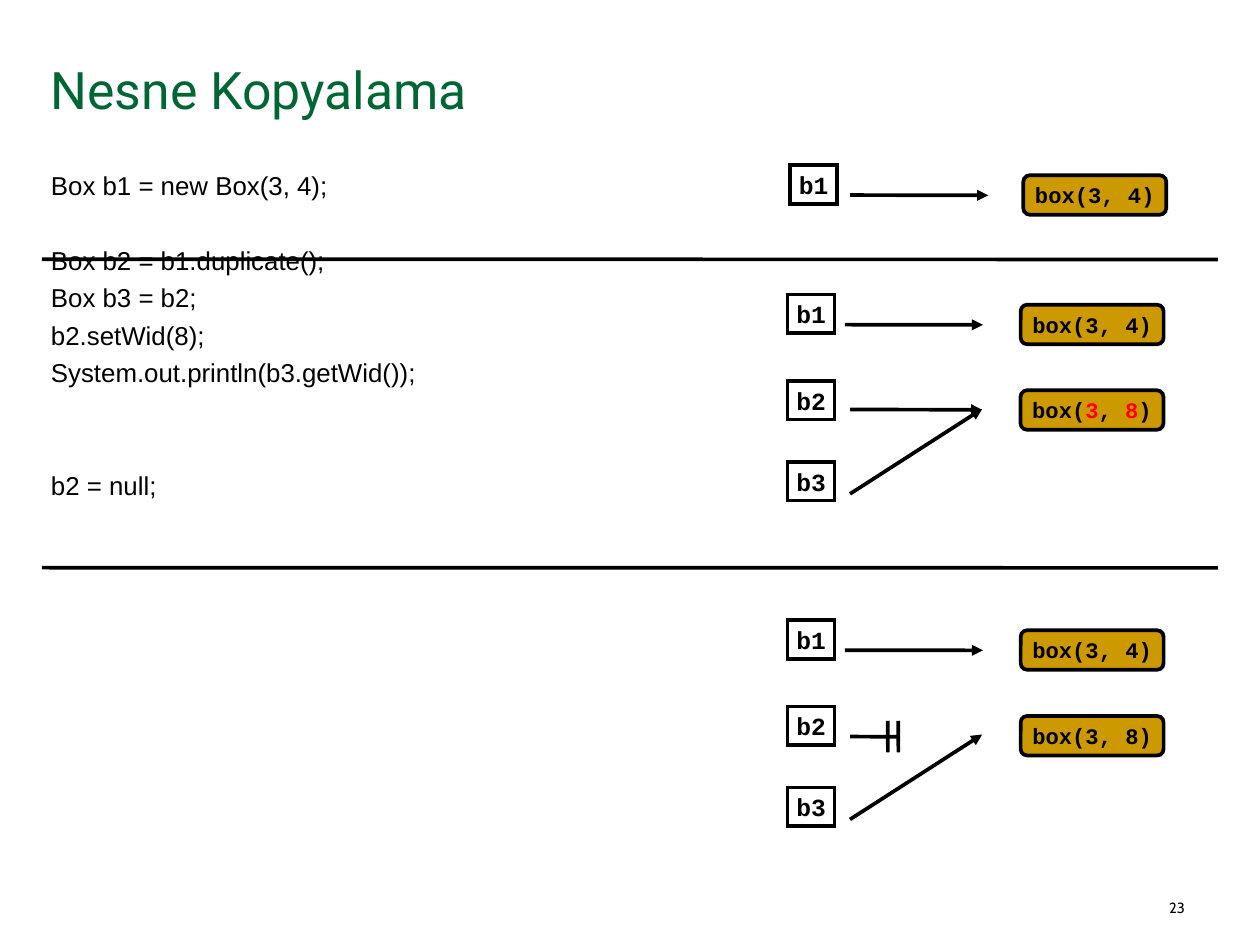
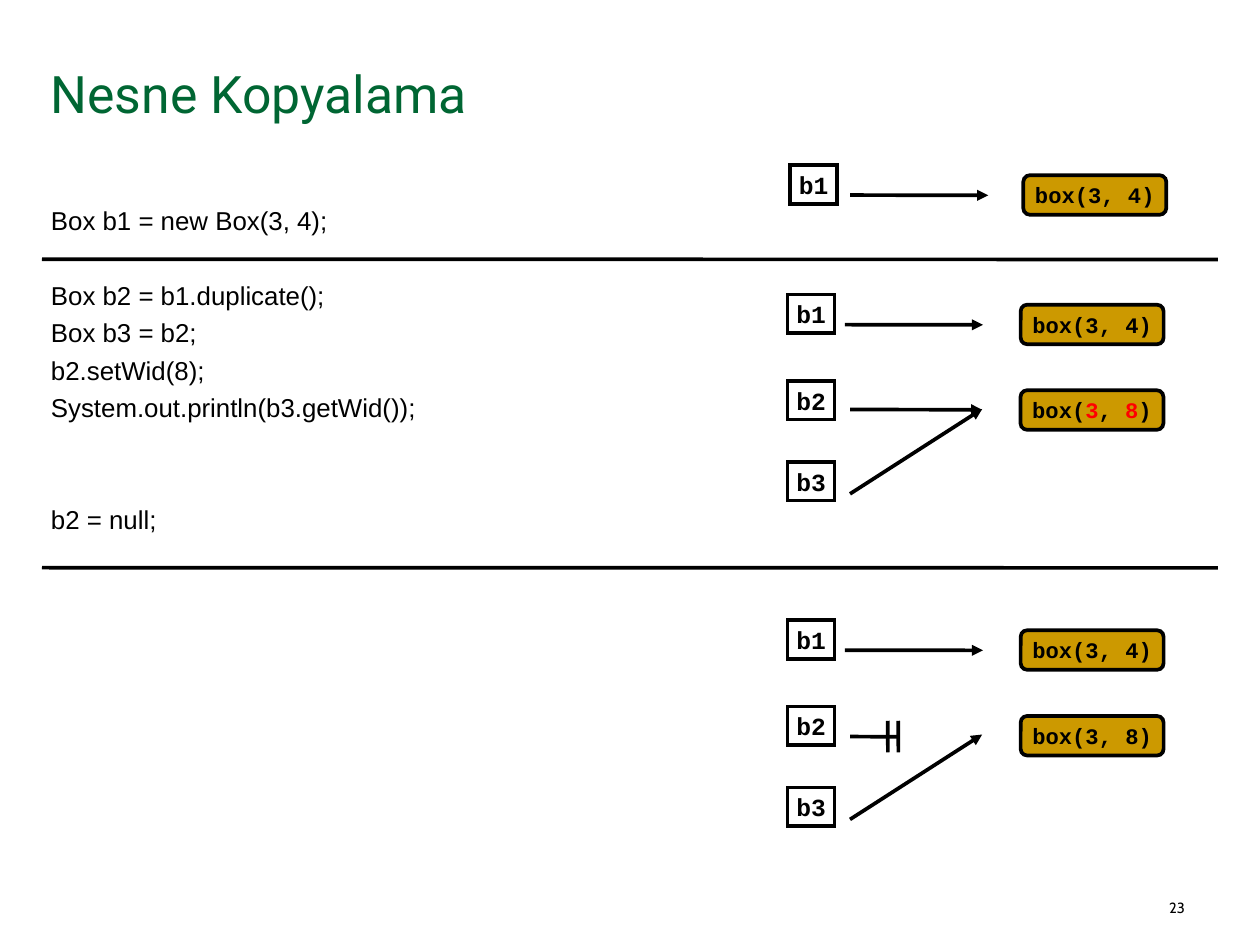
Before and after one commit to cihangir/summer-camp, a slide deck: slide 23 of SW101/SW101.odp. Drawn at 1260x945 pixels with LibreOffice and Linux fonts; fonts in the diff are those of the drawing; background and template pictures are left out. Boxes give left, top, right and bottom in pixels: in the first picture for what was removed or moved away, otherwise in the second. Text is boxed around its words. In the diff, an @@ line names an element or a change of style, - is before the commit and + after.

Commit message:
[SW101][presentation] updated odp for OOP-II lecture

```diff
--- a/SW101/SW101.odp
+++ b/SW101/SW101.odp
@@ text "Nesne Kopyalama" moved from (x1=51, y1=70, x2=466, y2=120) to (x1=51, y1=74, x2=466, y2=124) @@
@@ text "Box b1 = new Box(3, ..." moved from (x1=51, y1=176, x2=415, y2=499) to (x1=51, y1=211, x2=415, y2=533) @@
```
Also in this commit, not shown: 81 slides added, 1 slide removed.
